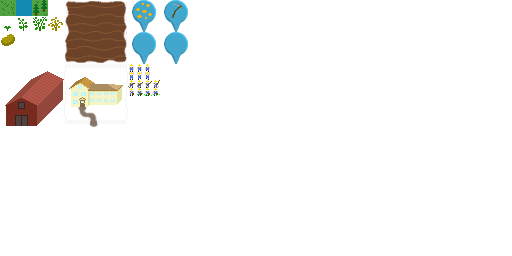
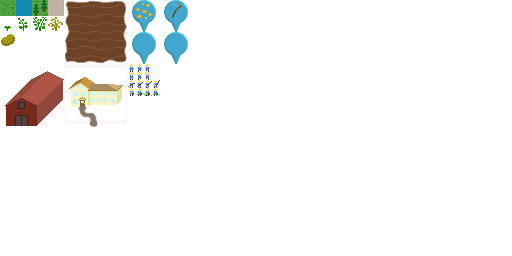
The second (512, 256) image is a revision of the first. Changes to its layers:
added layer "path" above "forest" over [48,0,64,16]
